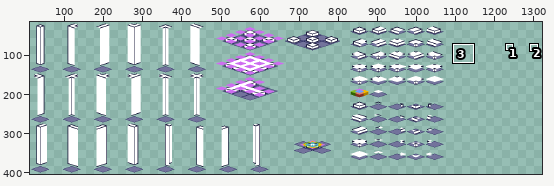
Pixel-art file, stored at assets/images/scratchpad.aseprite. Above: a wide view before the commit, with the close-up outlined.
Close-up. The starting point:
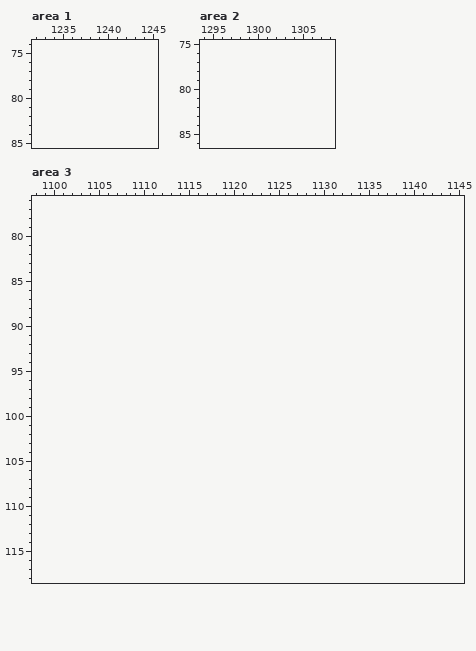
1072x416 pixels, 1 frame. Shown: area 1: x 1232..1245, y 74..85; area 2: x 1294..1308, y 75..86; area 3: x 1098..1145, y 76..118. The old version is drawn lined up with the new one, on the new canvas. The wide view leaves out empty margins. The commit also changed other parts of the picture, which this record leaves out.
Now the later version:
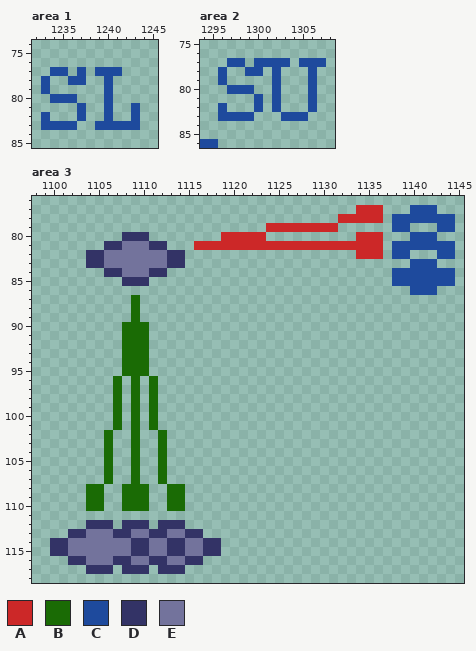
Palette (. is transparent): A #cc2828  B #1a6b05  C #1e4a9d  D #333366  E #73739c
What changed:
canvas 1072x416 -> 1344x416
--- area 1
@@ x 1232..1245 @@
 76 ..............
-77 ..............
-78 ..............
-79 ..............
-80 ..............
-81 ..............
-82 ..............
-83 ..............
+77 ..CC.C.CCC....
+78 .C..CC..C.....
+79 .C......C.....
+80 ..CCC...C.....
+81 .....C..C..C..
+82 .C...C..C..C..
+83 .CCCC..CCCCC..
 84 ..............
--- area 2
@@ x 1294..1308 @@
 76 ...............
-77 ...............
-78 ...............
-79 ...............
-80 ...............
-81 ...............
-82 ...............
-83 ...............
+77 ...CC.CCCC.CCC.
+78 ..C..CC.C...C..
+79 ..C.....C...C..
+80 ...CCC..C...C..
+81 ......C.C...C..
+82 ..C...C.C...C..
+83 ..CCCC...CCC...
 84 ...............
 85 ...............
-86 ...............
+86 CC.............
--- area 3
@@ x 1098..1145 @@
  76 ................................................
- 77 ................................................
- 78 ................................................
- 79 ................................................
- 80 ................................................
- 81 ................................................
- 82 ................................................
- 83 ................................................
- 84 ................................................
- 85 ................................................
- 86 ................................................
- 87 ................................................
- 88 ................................................
- 89 ................................................
- 90 ................................................
- 91 ................................................
- 92 ................................................
- 93 ................................................
- 94 ................................................
- 95 ................................................
- 96 ................................................
- 97 ................................................
- 98 ................................................
- 99 ................................................
-100 ................................................
-101 ................................................
-102 ................................................
-103 ................................................
-104 ................................................
-105 ................................................
-106 ................................................
-107 ................................................
-108 ................................................
-109 ................................................
-110 ................................................
+ 77 ....................................AAA...CCC...
+ 78 ..................................AAAAA.CCCCCCC.
+ 79 ..........................AAAAAAAA......CC...CC.
+ 80 ..........DDD........AAAAA..........AAA...CCC...
+ 81 ........DDEEEDD...AAAAAAAAAAAAAAAAAAAAA.CCCCCCC.
+ 82 ......DDEEEEEEEDD...................AAA.CC...CC.
+ 83 ......DDEEEEEEEDD.........................CCC...
+ 84 ........DDEEEDD.........................CCCCCCC.
+ 85 ..........DDD...........................CCCCCCC.
+ 86 ..........................................CCC...
+ 87 ...........B....................................
+ 88 ...........B....................................
+ 89 ...........B....................................
+ 90 ..........BBB...................................
+ 91 ..........BBB...................................
+ 92 ..........BBB...................................
+ 93 ..........BBB...................................
+ 94 ..........BBB...................................
+ 95 ..........BBB...................................
+ 96 .........B.B.B..................................
+ 97 .........B.B.B..................................
+ 98 .........B.B.B..................................
+ 99 .........B.B.B..................................
+100 .........B.B.B..................................
+101 .........B.B.B..................................
+102 ........B..B..B.................................
+103 ........B..B..B.................................
+104 ........B..B..B.................................
+105 ........B..B..B.................................
+106 ........B..B..B.................................
+107 ........B..B..B.................................
+108 ......BB..BBB..BB...............................
+109 ......BB..BBB..BB...............................
+110 ......BB..BBB..BB...............................
 111 ................................................
-112 ................................................
-113 ................................................
-114 ................................................
-115 ................................................
-116 ................................................
-117 ................................................
+112 ......DDD.DDD.DDD...............................
+113 ....DDEEEDDEEDDEEDD.............................
+114 ..DDEEEEEEEDDEEDDEEDD...........................
+115 ..DDEEEEEEEDDEEDDEEDD...........................
+116 ....DDEEEDDEEDDEEDD.............................
+117 ......DDD.DDD.DDD...............................
 118 ................................................
Boxes around the changes in both close-ups, in picture pixels (x1, y1, x2, y2):
added: (41, 67, 140, 130)
added: (200, 58, 326, 148)
added: (50, 205, 455, 574)
